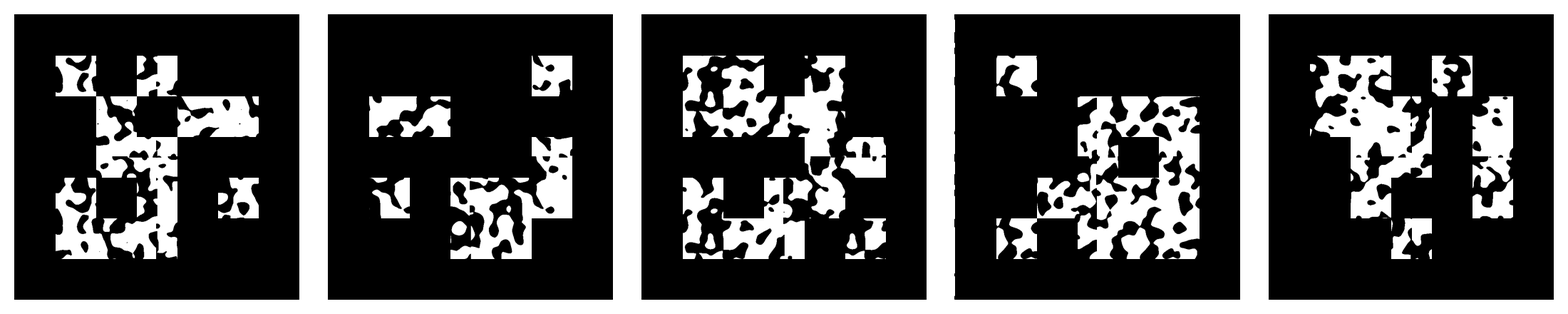
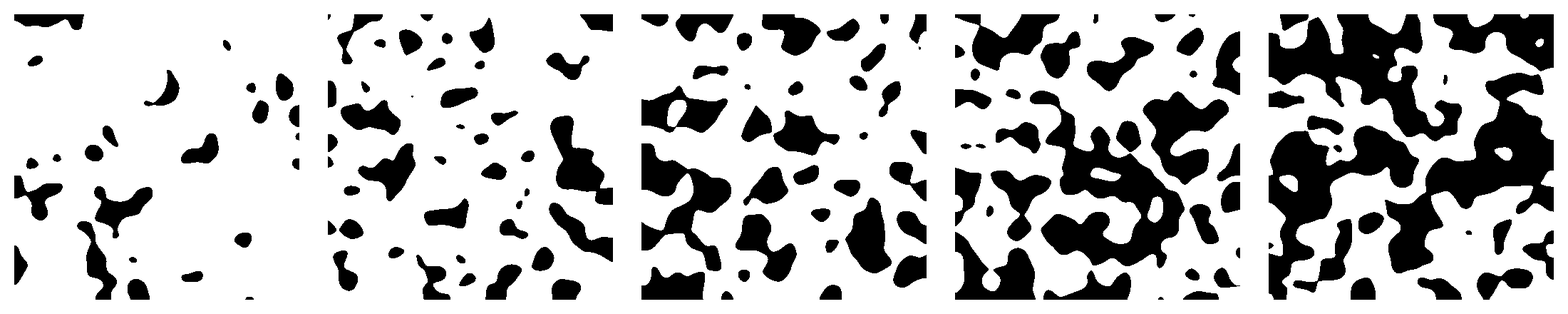
Layers edited between the first and the second 1568px x 314px image:
hid group "gridded" (147 layers) over [14, 14, 1554, 300]
hid group "35pct copy" (20 layers) over [14, 14, 1554, 300]
hid group "original" (42 layers) over [14, 14, 1554, 300]
hid group "aruco" (5 layers) over [14, 14, 1554, 300]
added group "sample" with 5 layers above "Background" over [14, 14, 1554, 300]
added layer "Layer 21 copy 5" in group "sample" over [14, 14, 300, 300]
added layer "Layer 17 copy 5" in group "sample" over [327, 14, 613, 300]
added layer "Layer 28 copy 5" in group "sample" over [641, 14, 927, 300]
added layer "Layer 14 copy 5" in group "sample" over [955, 14, 1241, 300]
added layer "Layer 10 copy 5" in group "sample" over [1268, 14, 1554, 300]
